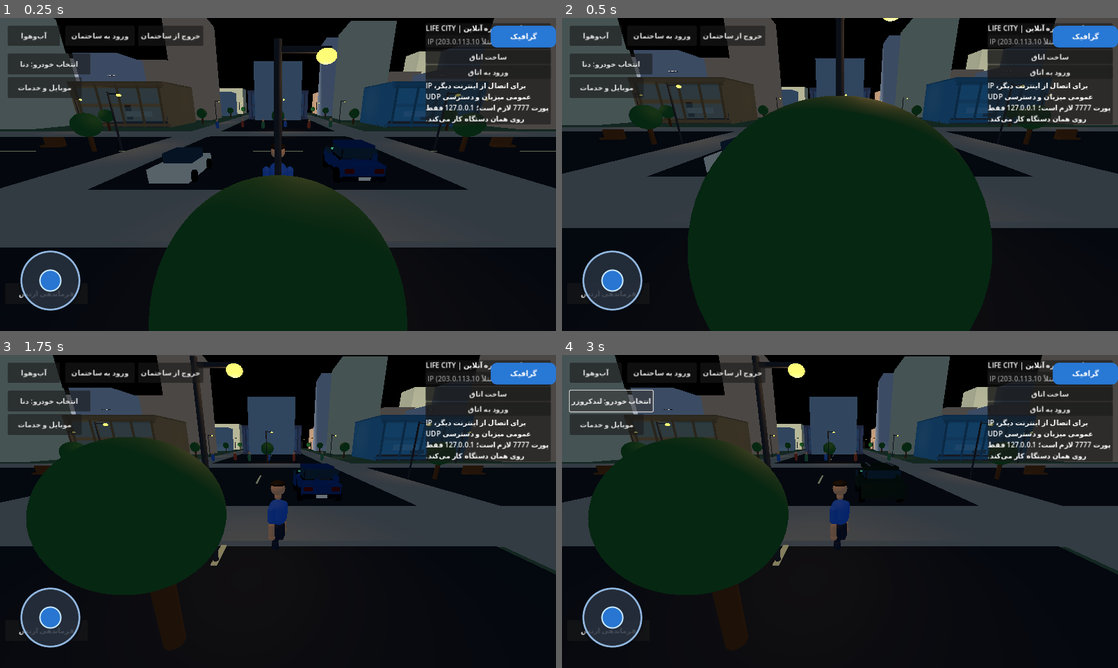
Above: before the commit, frames 1-4 (two rows, left to right).
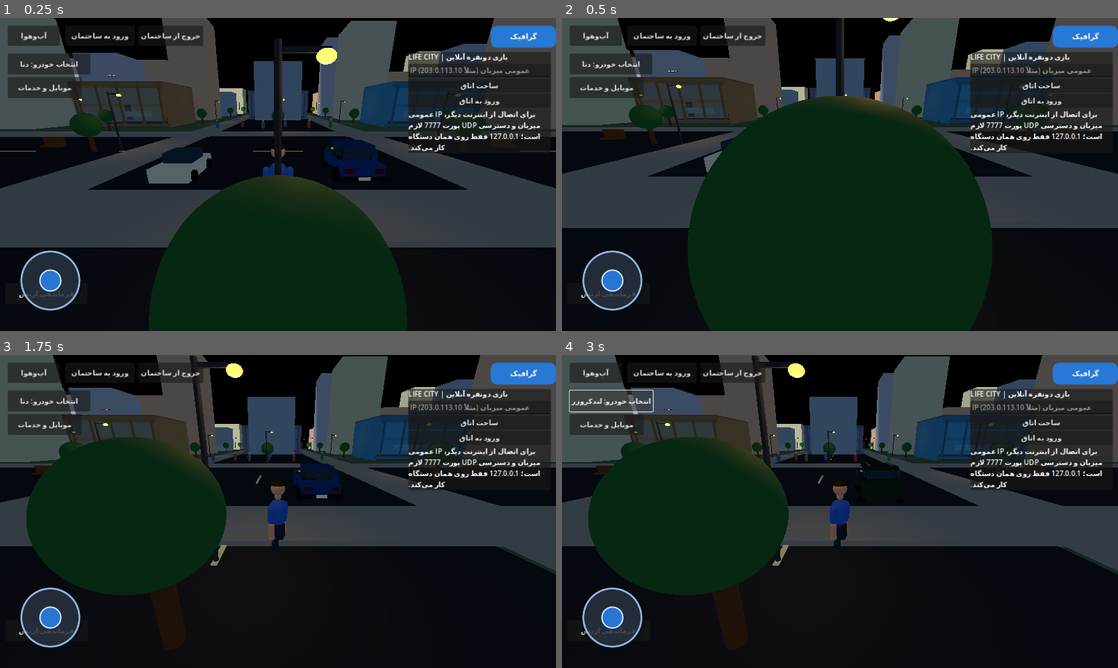
Above: after the commit, the same moments.

Repository: LifeCity2026Game/CITY
Game: Godot game, scene res://scenes/main.tscn
Same seed, same stepped clock (60 frames per second), same inputs: the game is played once before the commit and once after it.
Inputs (mouse positions are in pixels of both pictures, inside the frame that each line leads up to):
- Up to frame 1 (0.25 s): no input
- Up to frame 2 (0.5 s): no input
- Up to frame 3 (1.75 s): drag from (50, 617) to (333, 442) at 0.52 s; drag from (166, 527) to (250, 574) at 1.27 s
- Up to frame 4 (3 s): click "انتخاب خودرو: دنا" at 2 s; click "انتخاب خودرو: پژو ۲۰۷" at 2.75 s

The runs differ from the first frame. In frame 1, 3.6% of the frame differs, in the area x 73-100%, y 1-44%; in frame 2, 3.6%; in frame 3, 3.6%; in frame 4, 3.6%.

Commit message:
Separate online lobby from graphics controls

Diff:
--- a/scripts/network_manager.gd
+++ b/scripts/network_manager.gd
@@ -165,10 +165,11 @@
 	var panel := PanelContainer.new()
 	panel.anchor_left = 1.0
 	panel.anchor_right = 1.0
-	panel.offset_left = -300
+	panel.offset_left = -340
 	panel.offset_right = -12
-	panel.offset_top = 12
-	panel.offset_bottom = 190
+	# Keep the lobby below the top-right graphics button so the two controls never overlap.
+	panel.offset_top = 78
+	panel.offset_bottom = 300
 	layer.add_child(panel)
 	var layout := VBoxContainer.new()
 	panel.add_child(layout)
